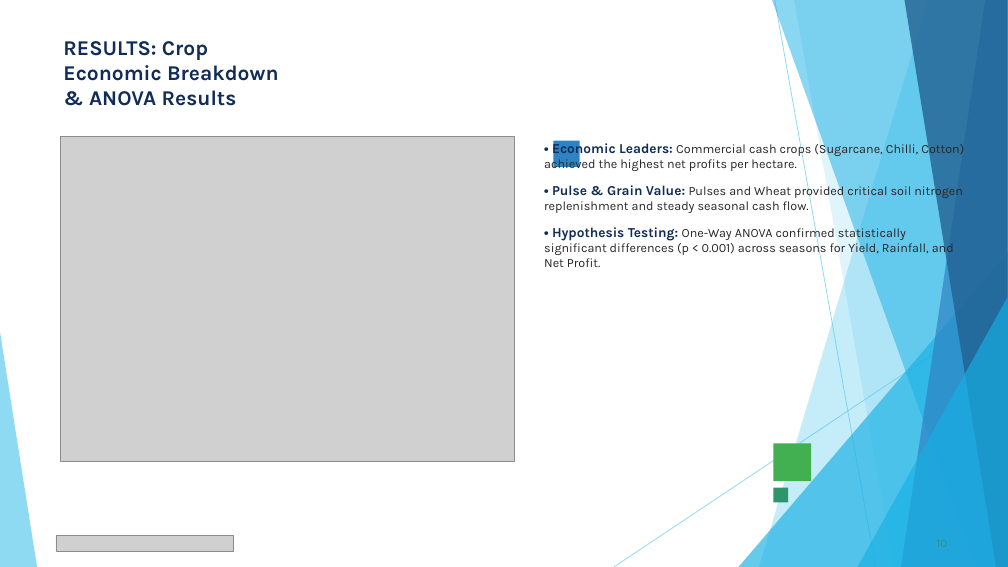
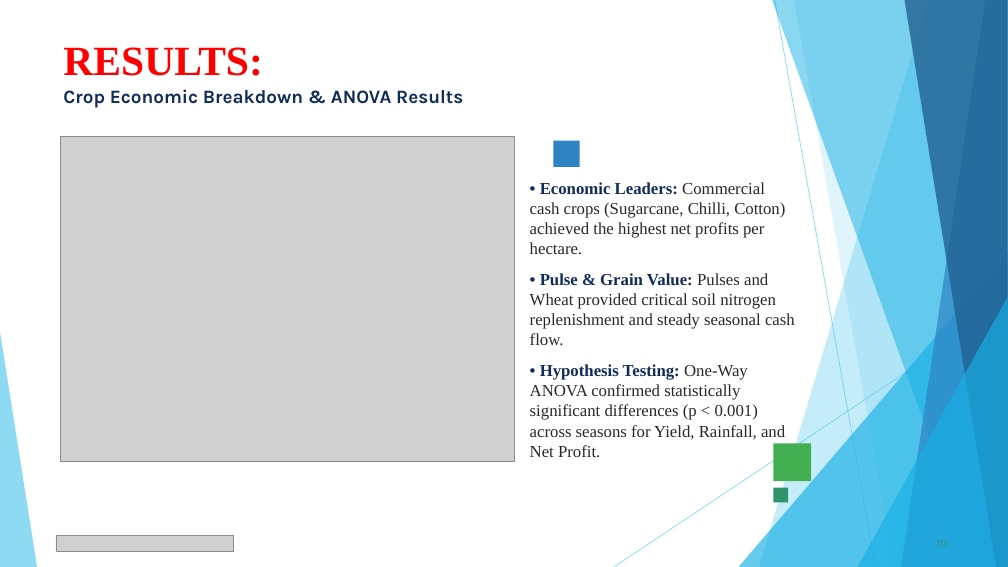
Before and after one commit to Ksmashhero06/Seasonal-Agriculture-Performance-Analysis, a slide deck: slide 10 of VOIS_Major_Project_PPT_Submission_Completed.pptx. Drawn at 1008x567 pixels with LibreOffice and Linux fonts; fonts in the diff are those of the drawing; grey boxes stand for pictures. Boxes give left, top, right and bottom in pixels: in the first picture for what was removed or moved away, otherwise in the second. Text is boxed around its words. In the diff, an @@ line names an element or a change of style, - is before the commit and + after.

```diff
--- a/VOIS_Major_Project_PPT_Submission_Completed.pptx
+++ b/VOIS_Major_Project_PPT_Submission_Completed.pptx
@@ title "RESULTS: Crop Economic Breakdown & ..." at box(63, 47, 463, 108): size 20 to 39.6 pt, font Karla to Times New Roman, text colour #102C57 to #FF0000 in "RESULTS:"; size 20 to 18 pt in "Crop Economic Breakdown & ANOVA Results" @@
@@ text "• Economic Leaders: Commercial cash ...": place and size @@
-text "• Economic Leaders: Commercial cash ..." at box(544, 140, 964, 267)
+text "• Economic Leaders: Commercial cash ..." at box(530, 182, 795, 457)
@@ text "• Economic Leaders: Commercial cash ..." at box(530, 182, 795, 457): size 13 to 16 pt in "• Economic Leaders:", "• Pulse & Grain Value:", "• Hypothesis Testing:"; size 12 to 16 pt in "Commercial cash crops (Sugarcane, Chilli, Cotton) achieved ...", "Pulses and Wheat provided critical soil nitrogen ...", "One-Way ANOVA confirmed statistically significant difference ..."; font Karla to Times New Roman @@
```
Also in this commit, not shown: 13 other slides changed, 1 other file.
